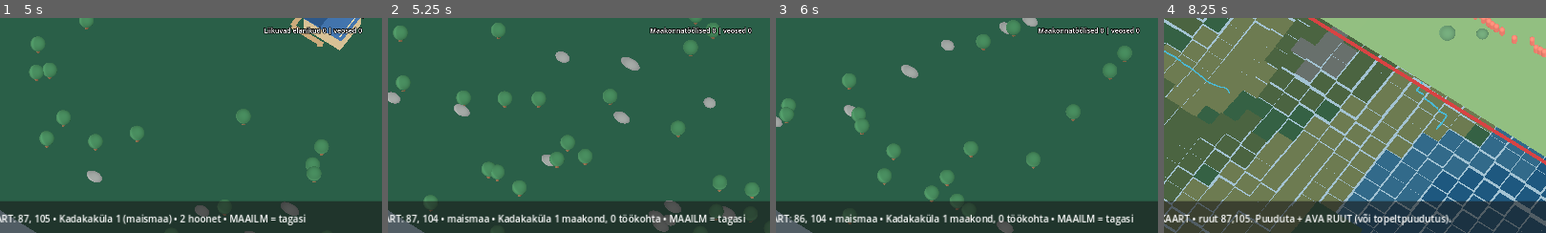
Above: before the commit, frames 1-4 (left to right).
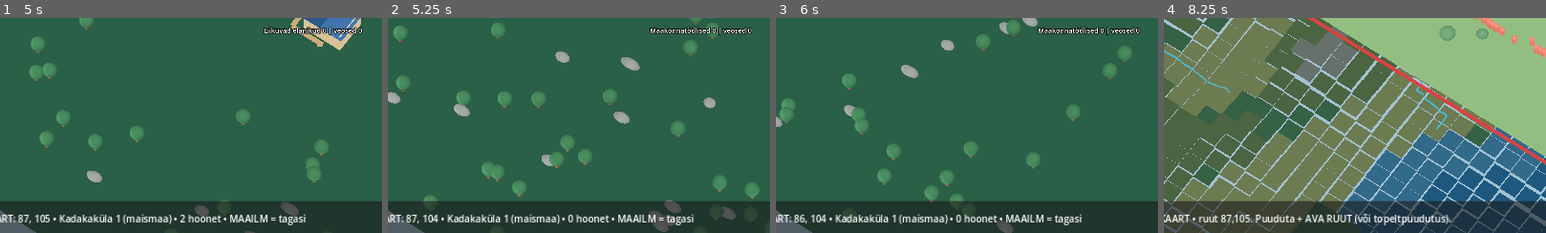
Above: after the commit, the same moments.

Repository: orogdor/Kuningriigid
Game: Godot game, scene res://scenes/Main.tscn
The game is run twice, just before and just after one commit, with the same random seed, the same clock (stepped at 60 frames per second) and the same inputs.
Inputs:
- Up to frame 1 (5 s): click "MAAILM" at 0.5 s; click "LINN" at 1.25 s; click "LAHING" at 2 s; click "PIIRAMINE" at 2.75 s; click "MENÜÜ" at 3.5 s; click "AVA RUUT" at 4.25 s
- Up to frame 2 (5.25 s): click "↑" at 5 s
- Up to frame 3 (6 s): click "←" at 5.75 s
- Up to frame 4 (8.25 s): click "→" at 6.5 s; click "↓" at 7.25 s; click "MAAILM" at 8 s
The pictures show only the part of the screen within x 6-56%, y 48-98%; the shares and areas given below are measured in that part.

Frame 1 is identical in both runs. In frame 2, 1.8% of the frame differs, in the area x 15-94%, y 91-97%; in frame 3, 1.9%; in frame 4, nothing differs.
Error in both runs: Trying to assign invalid previously freed instance. (res://scripts/main.gd:548)

Commit message:
Render persistent multi-tile city buildings and arterial streets on owned urban detail cells

Diff:
--- a/game/scripts/adapters/native_detail_tile.gd
+++ b/game/scripts/adapters/native_detail_tile.gd
@@ -3,6 +3,7 @@
 ## world-map cell. V131 scale is exact; map, resource and house geometry
 ## remain deterministic proxies because the full JS terrain is not ported.
 const Cargo = preload("res://scripts/core/cargo_port.gd")
+const Layout = preload("res://scripts/core/city_layout_port.gd")
 const CountyLogistics = preload("res://scripts/core/county_logistics_port.gd")
 const SharedLandscape = preload("res://scripts/core/shared_landscape_v131.gd")
 var _landscape = null
@@ -17,6 +18,7 @@
 const TEAM_COLORS: Array[Color] = [Color("5eacff"),Color("ed736a"),Color("80d39c"),Color("d5a8f5")]
 var current_tile: Vector2i = Vector2i(-1,-1)
 var town_index: int = -1
+var urban_index: int = -1
 var owner_index: int = -1
 var owner_name: String = ""
 var town_name: String = ""
@@ -68,6 +70,7 @@
     _heights = heights
     town_index = city_index_at(towns,cell)
     _has_town = town_index >= 0
+    urban_index = town_index
     owner_index = town_index
     if owner_index < 0:
         for index in range(towns.size()):
@@ -78,7 +81,12 @@
                     break
             if owner_index >= 0:
                 break
-    town_name = String(towns[town_index].get("name","Linn")) if _has_town else ""
+    if owner_index >= 0 and not _has_town:
+        for plot in towns[owner_index].get("territory_urban",[]):
+            if int(plot[0]) == cell.x and int(plot[1]) == cell.y:
+                urban_index = owner_index
+                break
+    town_name = String(towns[urban_index].get("name","Linn")) if urban_index >= 0 else ""
     owner_name = String(towns[owner_index].get("name","")) if owner_index >= 0 else ""
     building_sites.clear()
     for previous in _alive_nodes:
@@ -92,17 +100,19 @@
     _create_shared_rivers()
     # Register building footprints before distributing trees and rocks.
     # Large towns must never have spruce trunks growing through roofs.
-    if _has_town:
-        _create_town(towns[town_index])
+    if urban_index >= 0:
+        _create_town(towns[urban_index])
     if owner_index >= 0:
         _create_county_worksites(towns[owner_index])
     _create_resources()
     if _has_town:
         _create_city_roads(towns[town_index],navigator)
-    if _has_town or owner_index >= 0:
+    elif urban_index >= 0 and not building_sites.is_empty():
+        _create_district_roads()
+    if urban_index >= 0 or owner_index >= 0:
         _create_moving_layers()
-    if _has_town:
-        refresh_movers(towns[town_index])
+    if urban_index >= 0:
+        refresh_movers(towns[urban_index])
     elif owner_index >= 0:
         refresh_county_movers(towns[owner_index],[])
     visible = true
@@ -110,7 +120,7 @@
 func tile_description() -> String:
     var tile_name: String = "%d, %d" % [current_tile.x,current_tile.y]
     var terrain: String = "maismaa" if source_height(_heights,current_tile.x,current_tile.y)>0.0 else "meri"
-    if _has_town:
+    if urban_index >= 0:
         return "%s • %s (%s) • %d hoonet" % [tile_name,town_name,terrain,building_sites.size()]
     if owner_index >= 0:
         return "%s • %s • %s maakond, %d töökohta" % [tile_name,terrain,owner_name,building_sites.size()]
@@ -310,7 +320,10 @@
     for i in range(buildings.size()):
         var building: Dictionary = buildings[i]
         var kind: String = String(building.get("type","house"))
-        var point: Vector2 = city_to_detail(town,Cargo.building_position(town,i))
+        var site: Vector2 = Cargo.building_position(town,i)
+        if Layout.site_tile(town,site) != current_tile:
+            continue
+        var point: Vector2 = Layout.site_in_tile(town,site,current_tile)*SITE_SCALE
         var x: float = point.x
         var z: float = point.y
         # Buildings outside the current map never get drawn in the wrong tile.
@@ -338,6 +351,8 @@
         roof_mesh.size = Vector3.ONE
         roof_mesh.material = _material(banner_team)
         _add_multi(roof_mesh,group["roof"],"Roofs_"+String(group["kind"]))
+    if not _has_town:
+        return
     var banner := Label3D.new()
     banner.text = "%s | %d elanikku | %d hoonet" % [town_name,int(town.get("pop",3)),buildings.size()]
     banner.font_size = 36
@@ -416,6 +431,40 @@
         road_mat.vertex_color_use_as_albedo = true
         _add_mesh(mesh_builder.commit(),road_mat,CENTER)
 
+func _create_district_roads() -> void:
+    # Continuous orthogonal streets on added urban detail tiles. Parcels
+    # exclude the two central street bands through gx/gz != 0.
+    # Segments submerged by an atlas river remain unpaved (bridges separately).
+    var tool := SurfaceTool.new()
+    tool.begin(Mesh.PRIMITIVE_TRIANGLES)
+    var drawn: int = 0
+    for axis in range(2):
+        var limit: float = TILE_WIDTH*.5-2.0 if axis == 0 else TILE_DEPTH*.5-2.0
+        var segments: int = ceili(limit/8.0)
+        for n in range(-segments,segments):
+            var t0: float = clampf(float(n)*8.0,-limit,limit)
+            var t1: float = clampf(float(n+1)*8.0,-limit,limit)
+            var a: Vector2 = Vector2(t0,0.0) if axis == 0 else Vector2(0.0,t0)
+            var b: Vector2 = Vector2(t1,0.0) if axis == 0 else Vector2(0.0,t1)
+            if _landscape != null and _landscape.blocked_by_river(current_tile,(a+b)*.5,1.8):
+                continue
+            var normal: Vector2 = Vector2(-1.35,0.0) if axis == 1 else Vector2(0.0,1.35)
+            var aa: Vector2 = a-normal
+            var ab: Vector2 = a+normal
+            var ba: Vector2 = b-normal
+            var bb: Vector2 = b+normal
+            _surface_triangle(tool,Vector3(aa.x,_point_height(aa.x,aa.y)+.10,aa.y),
+                Vector3(ba.x,_point_height(ba.x,ba.y)+.10,ba.y),
+                Vector3(bb.x,_point_height(bb.x,bb.y)+.10,bb.y),Color("a98b61"))
+            _surface_triangle(tool,Vector3(aa.x,_point_height(aa.x,aa.y)+.10,aa.y),
+                Vector3(bb.x,_point_height(bb.x,bb.y)+.10,bb.y),
+                Vector3(ab.x,_point_height(ab.x,ab.y)+.10,ab.y),Color("a98b61"))
+            drawn += 1
+    if drawn > 0:
+        var road_material := _material(Color.WHITE)
+        road_material.vertex_color_use_as_albedo = true
+        _add_mesh(tool.commit(),road_material,CENTER)
+
 func _create_moving_layers() -> void:
     for category in ["builder","worker","market_woman","demo_crowd","cargo","supply"]:
         var shape: PrimitiveMesh
